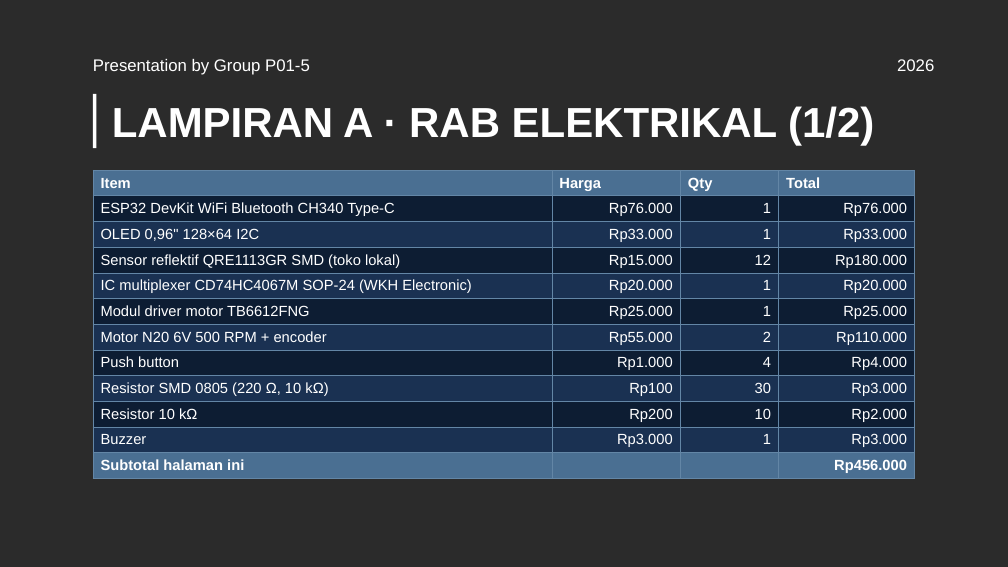
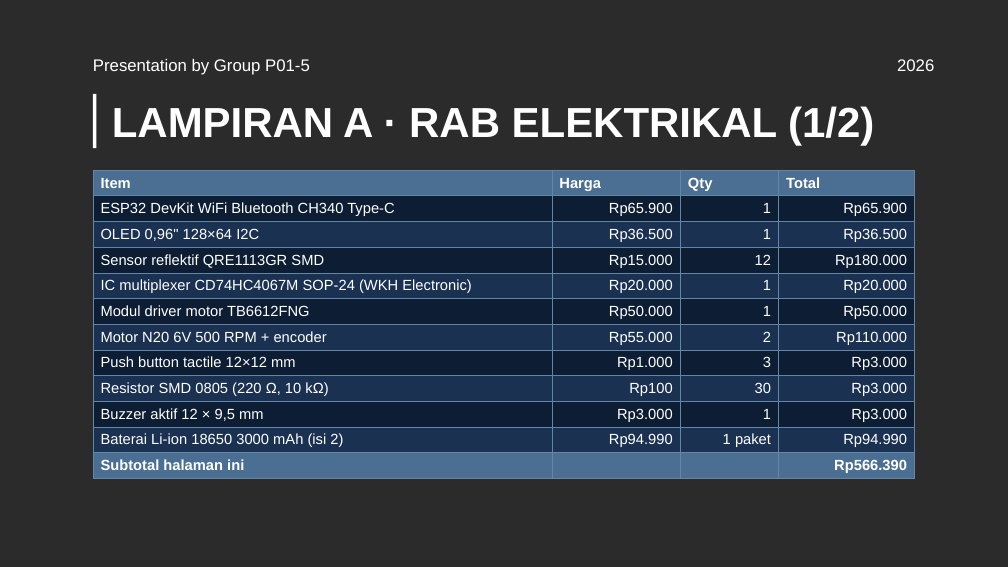
Before and after one commit to Mervs111/Line-Follower-Racer, a slide deck: slide 17 of docs/pitching-rab/LFM_Pitching_RAB_P01-5.pptx. Drawn at 1008x567 pixels with LibreOffice and Linux fonts; fonts in the diff are those of the drawing; background and template pictures are left out; a plain dark background stands for a picture behind light text. Boxes give left, top, right and bottom in pixels: in the first picture for what was removed or moved away, otherwise in the second. Text is boxed around its words. In the diff, an @@ line names an element or a change of style, - is before the commit and + after.

```diff
--- a/docs/pitching-rab/LFM_Pitching_RAB_P01-5.pptx
+++ b/docs/pitching-rab/LFM_Pitching_RAB_P01-5.pptx
@@ table at (93, 170, 915, 477) @@
-row 2, column 2: Rp76.000
+row 2, column 2: Rp65.900
-row 2, column 4: Rp76.000
+row 2, column 4: Rp65.900
-row 3, column 2: Rp33.000
+row 3, column 2: Rp36.500
-row 3, column 4: Rp33.000
+row 3, column 4: Rp36.500
-row 4, column 1: Sensor reflektif QRE1113GR SMD (toko lokal)
+row 4, column 1: Sensor reflektif QRE1113GR SMD
-row 6, column 2: Rp25.000
+row 6, column 2: Rp50.000
-row 6, column 4: Rp25.000
+row 6, column 4: Rp50.000
-row 8: Push button | Rp1.000 | 4 | Rp4.000
+row 8: Push button tactile 12×12 mm | Rp1.000 | 3 | Rp3.000
-row 10: Resistor 10 kΩ | Rp200 | 10 | Rp2.000
+row 10: Buzzer aktif 12 × 9,5 mm | Rp3.000 | 1 | Rp3.000
-row 11: Buzzer | Rp3.000 | 1 | Rp3.000
+row 11: Baterai Li-ion 18650 3000 mAh (isi 2) | Rp94.990 | 1 paket | Rp94.990
-row 12, column 4: Rp456.000
+row 12, column 4: Rp566.390
```
Also in this commit, not shown: 8 other slides changed, 10 other files.
